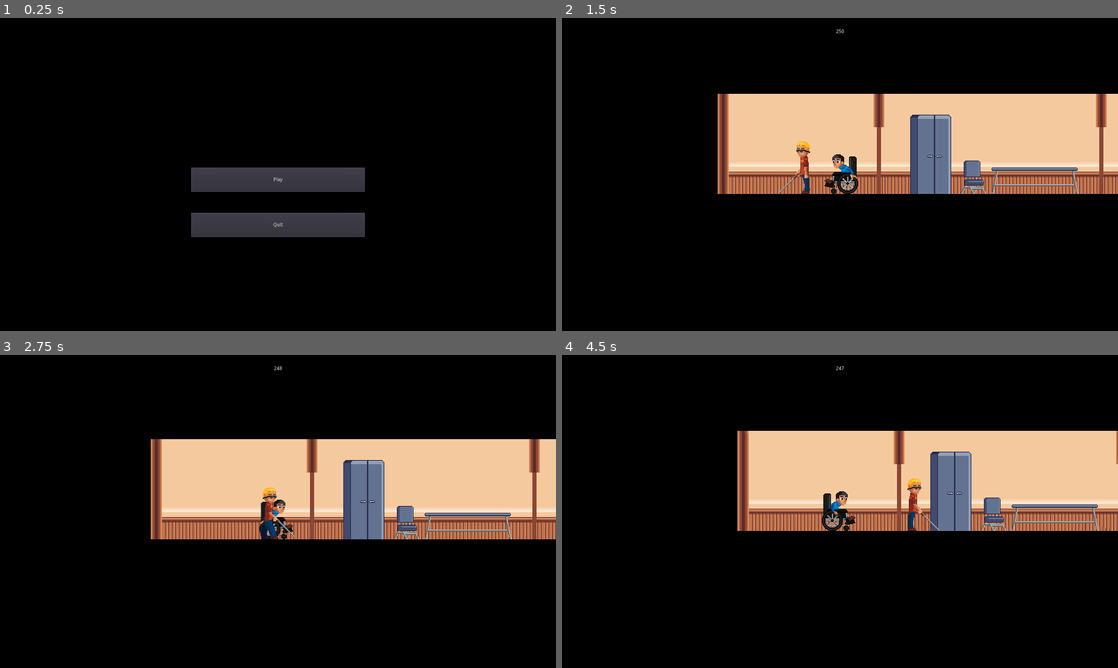
Above: before the commit, frames 1-4 (two rows, left to right).
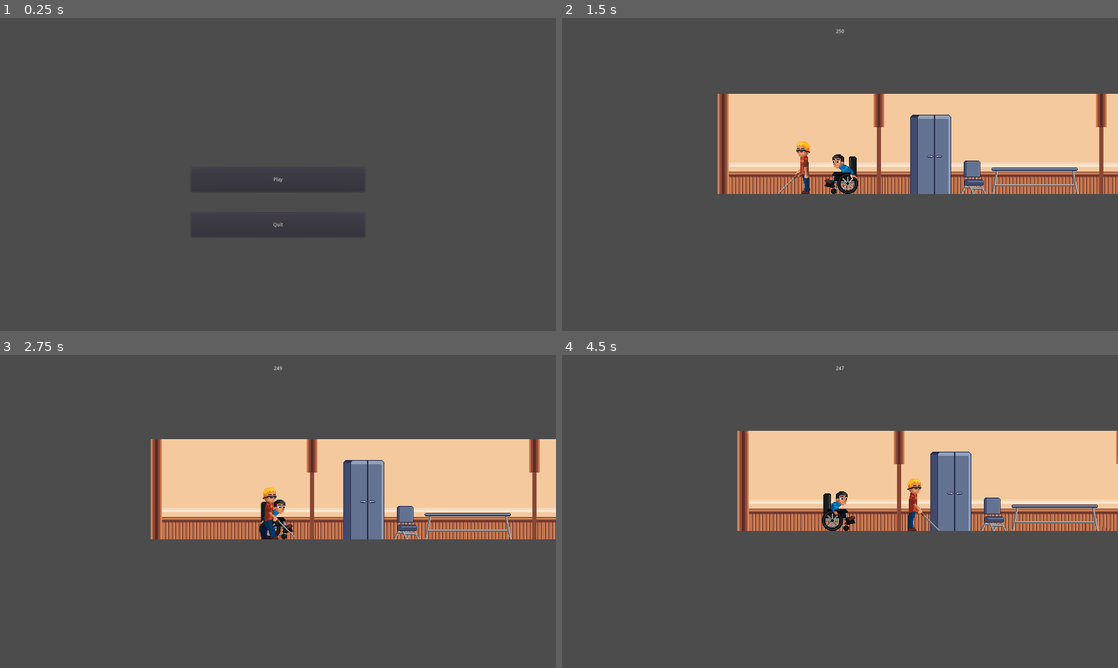
Above: after the commit, the same moments.

Repository: SuperZikoure/Impact_Jam
Game: Godot game, scene res://MainMenu.tscn
The game is run twice, just before and just after one commit, with the same random seed, the same clock (stepped at 60 frames per second) and the same inputs.
Inputs (mouse positions are in pixels of both pictures, inside the frame that each line leads up to):
- Up to frame 1 (0.25 s): no input
- Up to frame 2 (1.5 s): click "Play" at 0.5 s; click (840, 259) at 1.25 s, where only the run after the commit has a clickable "Begin"
- Up to frame 3 (2.75 s): tap Enter at 2 s; hold Right (ui_right) from 2.03 s (still down); tap Tab (character_switch) at 2.1 s
- Up to frame 4 (4.5 s): release Right (ui_right) at 2.78 s; hold Left (ui_left) 2.78-3.53 s; tap Tab (character_switch) at 2.85, 3.6, 4.35 s; hold Right (ui_right) from 3.53 s (still down)

The runs differ from the first frame. In frame 1, 95% of the frame differs, in the area x 0-100%, y 0-100%; in frame 2, 77%; in frame 3, 77%; in frame 4, 78%.

Commit message:
PreGame + Menu fixes

Diff:
--- a/Impact Jam/BtnPlay.gd
+++ b/Impact Jam/BtnPlay.gd
@@ -1,7 +1,7 @@
 extends Button
 
 func _pressed():
-	var err = get_tree().change_scene("res://Game.tscn")
+	var err = get_tree().change_scene("res://PreGame.tscn")
 
 	if err != OK:
 		print("Failed to load game scene")
--- /dev/null
+++ b/Impact Jam/Button.gd
@@ -0,0 +1,7 @@
+extends Button
+
+func _pressed():
+	var err = get_tree().change_scene("res://Game.tscn")
+
+	if err != OK:
+		print("Failed to load game scene")
--- a/Impact Jam/GameOver.tscn
+++ b/Impact Jam/GameOver.tscn
@@ -4,7 +4,6 @@
 [ext_resource path="res://BtnPlay.gd" type="Script" id=2]
 
 [node name="GameOver" type="Control"]
-editor/display_folded = true
 
 [node name="BtnBackToMenu" type="Button" parent="."]
 margin_left = 550.0
--- a/Impact Jam/PauseInterface.tscn
+++ b/Impact Jam/PauseInterface.tscn
@@ -27,14 +27,6 @@
 margin_top = 300.0
 margin_right = 1050.0
 margin_bottom = 370.0
-text = "Click here to resume"
-
-[node name="Button2" type="Button" parent="PausePanel"]
-margin_left = 610.0
-margin_top = 570.0
-margin_right = 956.0
-margin_bottom = 800.0
-text = "Click here to win"
+text = "Resume"
 
 [connection signal="pressed" from="PausePanel/Button" to="PausePanel" method="_on_Button_pressed"]
-[connection signal="pressed" from="PausePanel/Button2" to="PausePanel" method="_on_Button2_pressed"]
--- /dev/null
+++ b/Impact Jam/PreGame.tscn
@@ -0,0 +1,25 @@
+[gd_scene load_steps=2 format=2]
+
+[ext_resource path="res://Button.gd" type="Script" id=1]
+
+[node name="PreGame" type="Control"]
+anchor_right = 1.0
+anchor_bottom = 1.0
+
+[node name="RichTextLabel" type="RichTextLabel" parent="."]
+margin_left = 470.0
+margin_top = 220.0
+margin_right = 1130.0
+margin_bottom = 440.0
+text = "                                                         THE BUILDING IS ON FIRE !!!!
+
+Johny and John are currently on the top floor of the building and they have to escape. They need  to help eachother to make it to the bottom.
+Hurry ! The flames are burning down the building !"
+
+[node name="Button" type="Button" parent="."]
+margin_left = 560.0
+margin_top = 650.0
+margin_right = 1040.0
+margin_bottom = 740.0
+text = "Begin"
+script = ExtResource( 1 )
--- a/Impact Jam/WinScene.tscn
+++ b/Impact Jam/WinScene.tscn
@@ -16,7 +16,7 @@
 margin_top = 200.0
 margin_right = 1250.0
 margin_bottom = 650.0
-text = "CONGRATZ YOU WON DEH GAME"
+text = "CONGRATULATION YOU SAVED JOHNY AND JOHN"
 align = 1
 valign = 1
 
@@ -25,6 +25,6 @@
 margin_top = 590.0
 margin_right = 1140.0
 margin_bottom = 720.0
-text = "Click here to go back to the menu"
+text = "Back to menu"
 
 [connection signal="pressed" from="Button" to="." method="_on_Button_pressed"]
--- a/Impact Jam/project.godot
+++ b/Impact Jam/project.godot
@@ -23,7 +23,6 @@
 
 window/size/width=1600
 window/size/height=900
-window/size/resizable=false
 
 [input]
 
@@ -35,5 +34,4 @@
 
 [rendering]
 
-environment/default_clear_color=Color( 0, 0, 0, 1 )
 environment/default_environment="res://default_env.tres"
